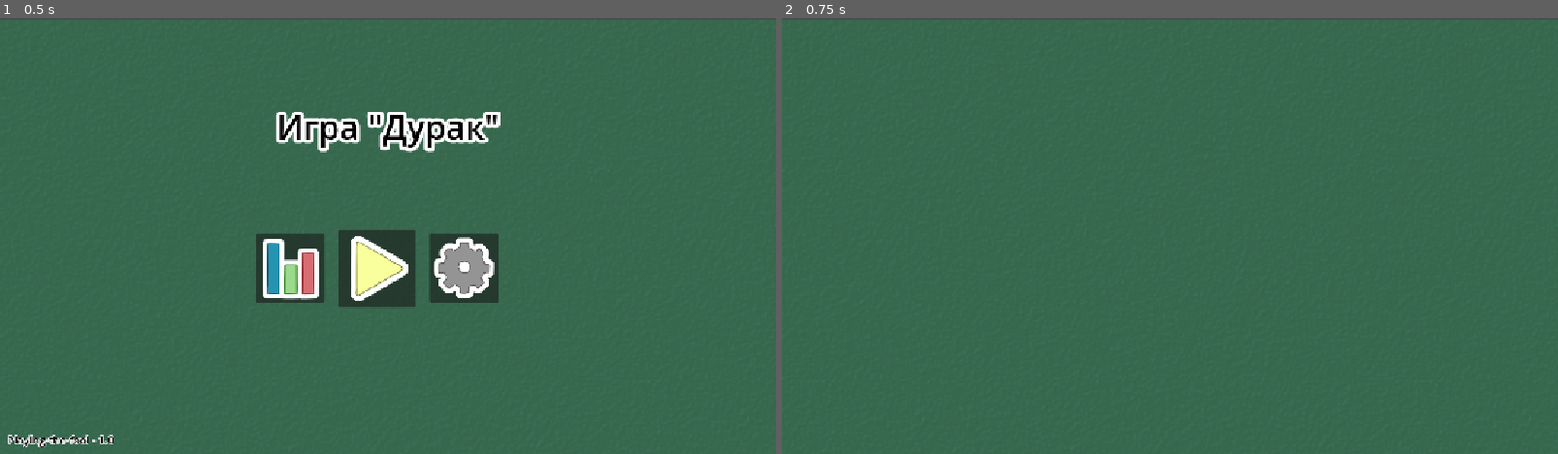
Above: before the commit, frames 1-2 (left to right).
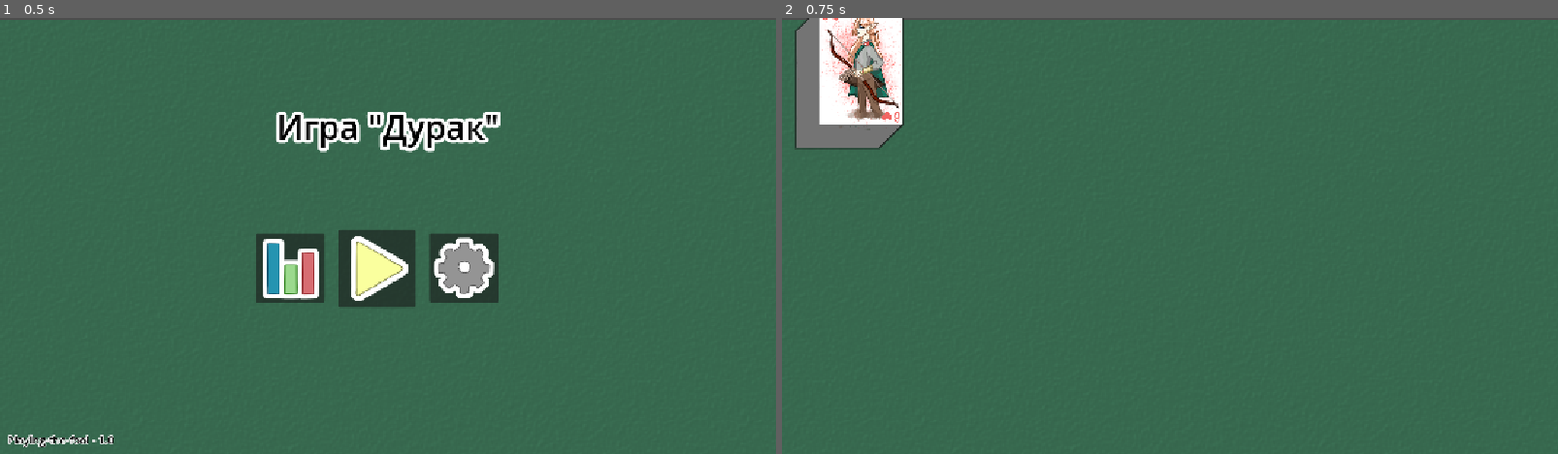
Above: after the commit, the same moments.

Repository: Yulya-S/Playing-the-fool
Game: Godot game, scene res://scenes/main.tscn
Two runs of this game, one before a commit and one after it. Both use one fixed random seed, a clock stepped at 60 frames per second and the inputs below.
Inputs (mouse positions are in pixels of both pictures, inside the frame that each line leads up to):
- Up to frame 1 (0.5 s): no input
- Up to frame 2 (0.75 s): click (1162, 266) at 0.5 s

Frame 1 is identical in both runs. In frame 2, 4.1% of the frame differs, in the area x 1-16%, y 0-31%.
Error in both runs: Invalid call. Nonexistent function 'store_json' in base 'Node (Global.gd)'. (res://scripts/main.gd:8)

Commit message:
card deck

Diff:
--- a/playing-the-fool/scenes/fragments/card.tscn
+++ b/playing-the-fool/scenes/fragments/card.tscn
@@ -4,7 +4,7 @@
 [ext_resource type="PackedScene" uid="uid://cskwp4r1g2e3m" path="res://scenes/fragments/pack.tscn" id="1_iriu1"]
 
 [sub_resource type="RectangleShape2D" id="RectangleShape2D_iriu1"]
-size = Vector2(245, 344)
+size = Vector2(124, 172)
 
 [node name="Card" type="Area2D"]
 script = ExtResource("1_0bgfi")
@@ -12,5 +12,4 @@
 [node name="Pack" parent="." instance=ExtResource("1_iriu1")]
 
 [node name="CollisionShape2D" type="CollisionShape2D" parent="."]
-position = Vector2(-0.5, 0)
 shape = SubResource("RectangleShape2D_iriu1")
--- /dev/null
+++ b/playing-the-fool/scenes/fragments/deck.tscn
@@ -0,0 +1,11 @@
+[gd_scene load_steps=3 format=3 uid="uid://deqkmpy07elvv"]
+
+[ext_resource type="Script" uid="uid://b3qqbfont2jp2" path="res://scripts/fragments/deck.gd" id="1_444pa"]
+[ext_resource type="PackedScene" uid="uid://cskwp4r1g2e3m" path="res://scenes/fragments/pack.tscn" id="1_n3goq"]
+
+[node name="Deck" type="Node2D"]
+script = ExtResource("1_444pa")
+
+[node name="Pack" parent="." instance=ExtResource("1_n3goq")]
+
+[node name="Cards" type="Node2D" parent="."]
--- a/playing-the-fool/scenes/fragments/pack.tscn
+++ b/playing-the-fool/scenes/fragments/pack.tscn
@@ -615,7 +615,7 @@
 "times": PackedFloat32Array(0),
 "transitions": PackedFloat32Array(1),
 "update": 0,
-"values": [Vector2(1, 1)]
+"values": [Vector2(0.5, 0.5)]
 }
 
 [sub_resource type="Animation" id="Animation_wo5bd"]
@@ -670,14 +670,10 @@
 }
 
 [node name="Pack" type="AnimatedSprite2D"]
+scale = Vector2(0.5, 0.5)
 sprite_frames = SubResource("SpriteFrames_r0akj")
 animation = &"0"
 script = ExtResource("3_hv4hu")
-
-[node name="AnimationPlayer" type="AnimationPlayer" parent="."]
-libraries = {
-&"": SubResource("AnimationLibrary_5xwgq")
-}
 
 [node name="Line2D" type="Line2D" parent="."]
 points = PackedVector2Array(-125, 174, 125, 174, 125, -174, -125, -174)
@@ -685,5 +681,10 @@
 width = 4.0
 default_color = Color(0.118581, 0.118581, 0.118581, 0.380392)
 
+[node name="AnimationPlayer" type="AnimationPlayer" parent="."]
+libraries = {
+&"": SubResource("AnimationLibrary_5xwgq")
+}
+
 [connection signal="animation_finished" from="AnimationPlayer" to="." method="_on_animation_player_animation_finished"]
 [connection signal="animation_started" from="AnimationPlayer" to="." method="_on_animation_player_animation_started"]
--- a/playing-the-fool/scenes/pages/game.tscn
+++ b/playing-the-fool/scenes/pages/game.tscn
@@ -1,7 +1,12 @@
-[gd_scene format=3 uid="uid://yk6gbargmxh5"]
+[gd_scene load_steps=2 format=3 uid="uid://yk6gbargmxh5"]
+
+[ext_resource type="PackedScene" uid="uid://deqkmpy07elvv" path="res://scenes/fragments/deck.tscn" id="1_idf3u"]
 
 [node name="Game" type="Control"]
 layout_mode = 3
 anchors_preset = 0
 offset_right = 1152.0
 offset_bottom = 648.0
+
+[node name="Deck" parent="." instance=ExtResource("1_idf3u")]
+position = Vector2(81, 107)
--- /dev/null
+++ b/playing-the-fool/scripts/fragments/deck.gd
@@ -0,0 +1,14 @@
+extends Node2D
+@onready var Cards = $Cards
+# Переменная
+var card: Resource = load("res://scenes/fragments/card.tscn")
+
+func _ready() -> void:
+	var card_array: Array = Array(range(1, 37))
+	while len(card_array) > 0:
+		Global.add_obj(Cards, card)
+		Cards.get_child(-1).get_child(0).frame = 3 + card_array.pop_at(randi() % len(card_array))
+		Cards.get_child(-1).position.x += (36 - len(card_array)) * 1.
+		Cards.get_child(-1).position.y -= (36 - len(card_array)) * 1.
+	$Pack.frame = (Cards.get_child(-1).get_child(0).frame) % 4
+	$Pack.hide_shadow()
--- a/playing-the-fool/scripts/fragments/pack.gd
+++ b/playing-the-fool/scripts/fragments/pack.gd
@@ -11,6 +11,9 @@
 		rotation = lerp_angle(rotation, deg_to_rad(rotate_data[1]), 1.2 * delta)
 		if abs(fposmod(rotation_degrees, 360) - rotate_data[1]) < 1: rotate_data[0] = false
 
+# Скрытие тени карыт
+func hide_shadow() -> void: $Line2D.visible = false
+
 # Старт анимации поворота
 func _on_animation_player_animation_started(anim_name: StringName) -> void:
 	if anim_name == "fall": rotate_data = [true, randi() % 360]
--- a/playing-the-fool/scripts/main.gd
+++ b/playing-the-fool/scripts/main.gd
@@ -20,5 +20,5 @@
 	$Animation.get_child(-1).position = Vector2(50 + randi() % 1050, 50 + randi() % 550)
 	$Animation.get_child(-1).frame = 4 + randi() % 36
 	$Animation.get_child(-1).modulate.a = 0.
-	$Animation.get_child(-1).get_child(0).play("fall")
-	if $Animation.get_child_count() > 11: $Animation.get_child(1 + randi() % 5).get_child(0).play("hide")
+	$Animation.get_child(-1).get_child(-1).play("fall")
+	if $Animation.get_child_count() > 11: $Animation.get_child(1 + randi() % 5).get_child(-1).play("hide")
Not shown, added: playing-the-fool/scripts/fragments/deck.gd.uid
